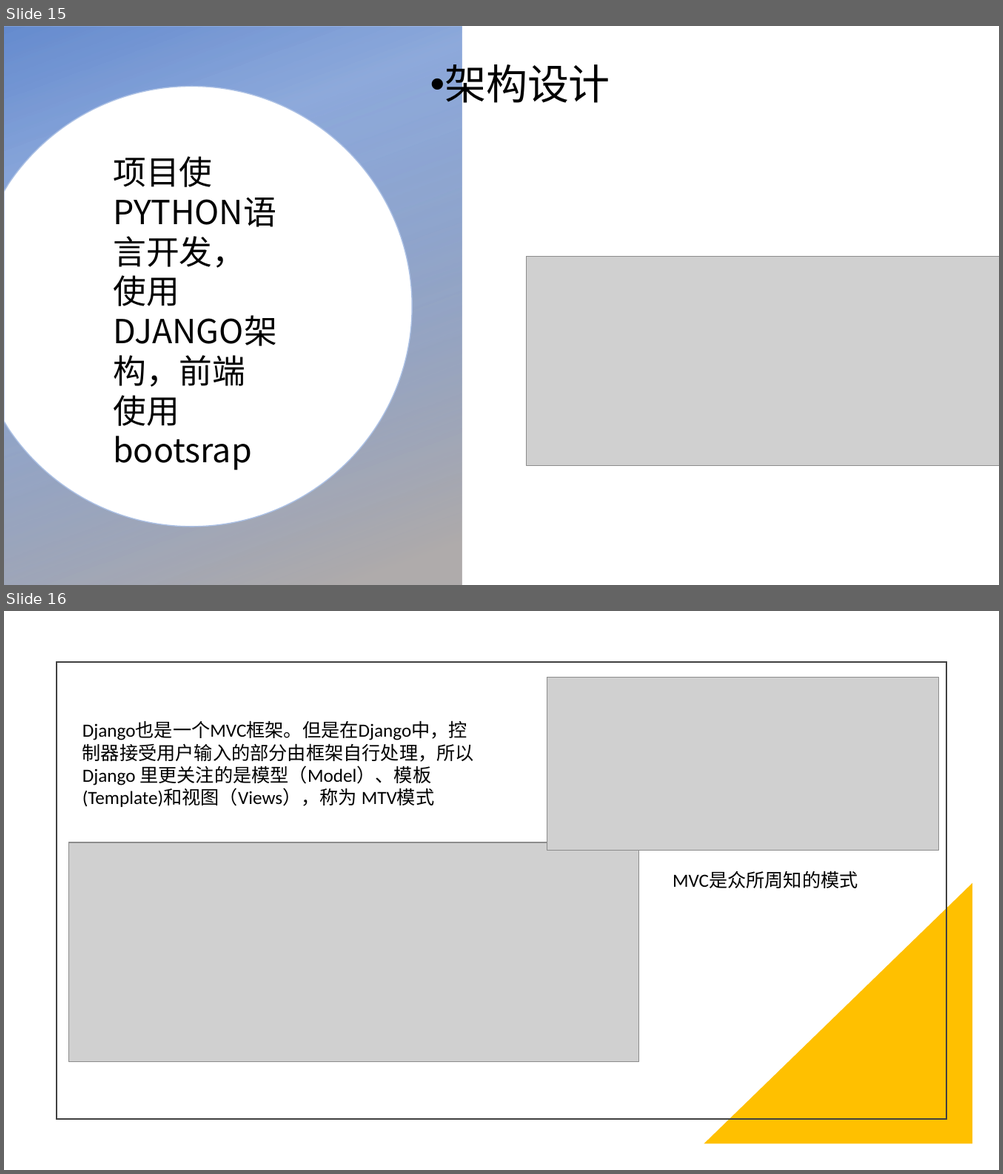
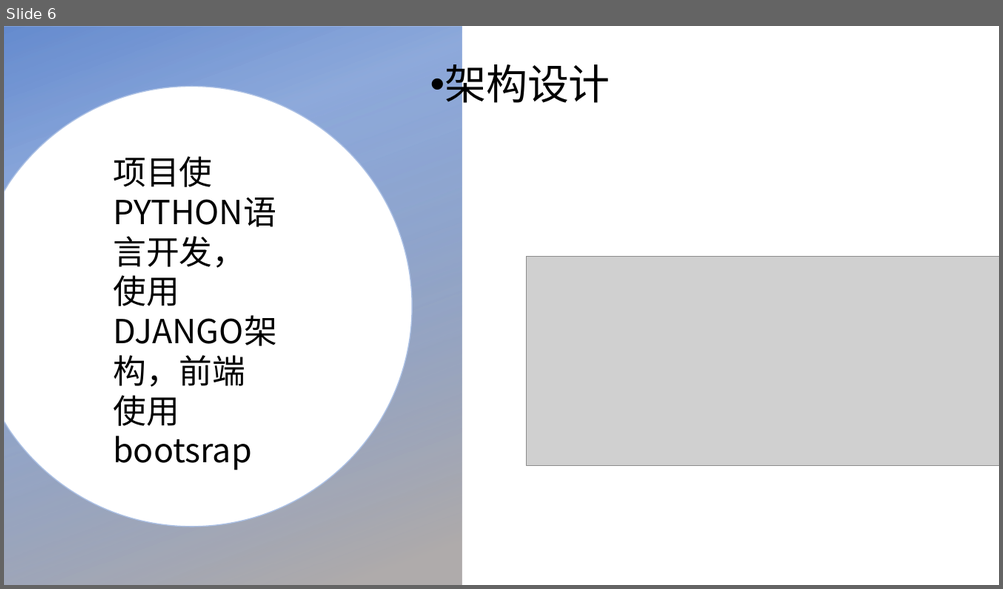
Before and after one commit to hua8631/XDU_WEB_2021_Project_014, a slide deck: 演示ppt.pptx. Shown one above the other, each under a label of ours: slides 15 and 16 before the commit, slide 6 after it. The pictures are 1003x1174 and 1003x589 pixels, drawn with LibreOffice and Linux fonts; fonts in the diff are those of the drawing; grey boxes stand for pictures; background and template pictures are left out. Boxes give left, top, right and bottom in pixels: in the first picture for what was removed or moved away, otherwise in the second. Text is boxed around its words. In the diff, an @@ line names an element or a change of style, - is before the commit and + after.

```diff
--- a/演示ppt.pptx
+++ b/演示ppt.pptx
@@ slide 16 removed at (x1=4, y1=611, x2=999, y2=1170), background #FFFFFF @@
@@ rectangle removed at (x1=57, y1=662, x2=946, y2=1119) @@
@@ picture removed at (x1=546, y1=678, x2=938, y2=851) @@
@@ text removed at (x1=82, y1=722, x2=474, y2=807) @@
-Django也是一个MVC框架。但是在Django中，控制器接受用户输入的部分由框架自行处理，所以 Django 里更关注的是模型（Model）、模板(Template)和视图（Views），称为 MTV模式
@@ picture removed at (x1=69, y1=843, x2=639, y2=1062) @@
@@ text removed at (x1=672, y1=871, x2=858, y2=889) @@
-MVC是众所周知的模式
@@ right triangle removed at (x1=704, y1=883, x2=973, y2=1145) @@
@@ what was slide 15 is now slide 6 @@
```
Also in this commit, not shown: 4 slides added, 9 other slides removed, 4 other files.
